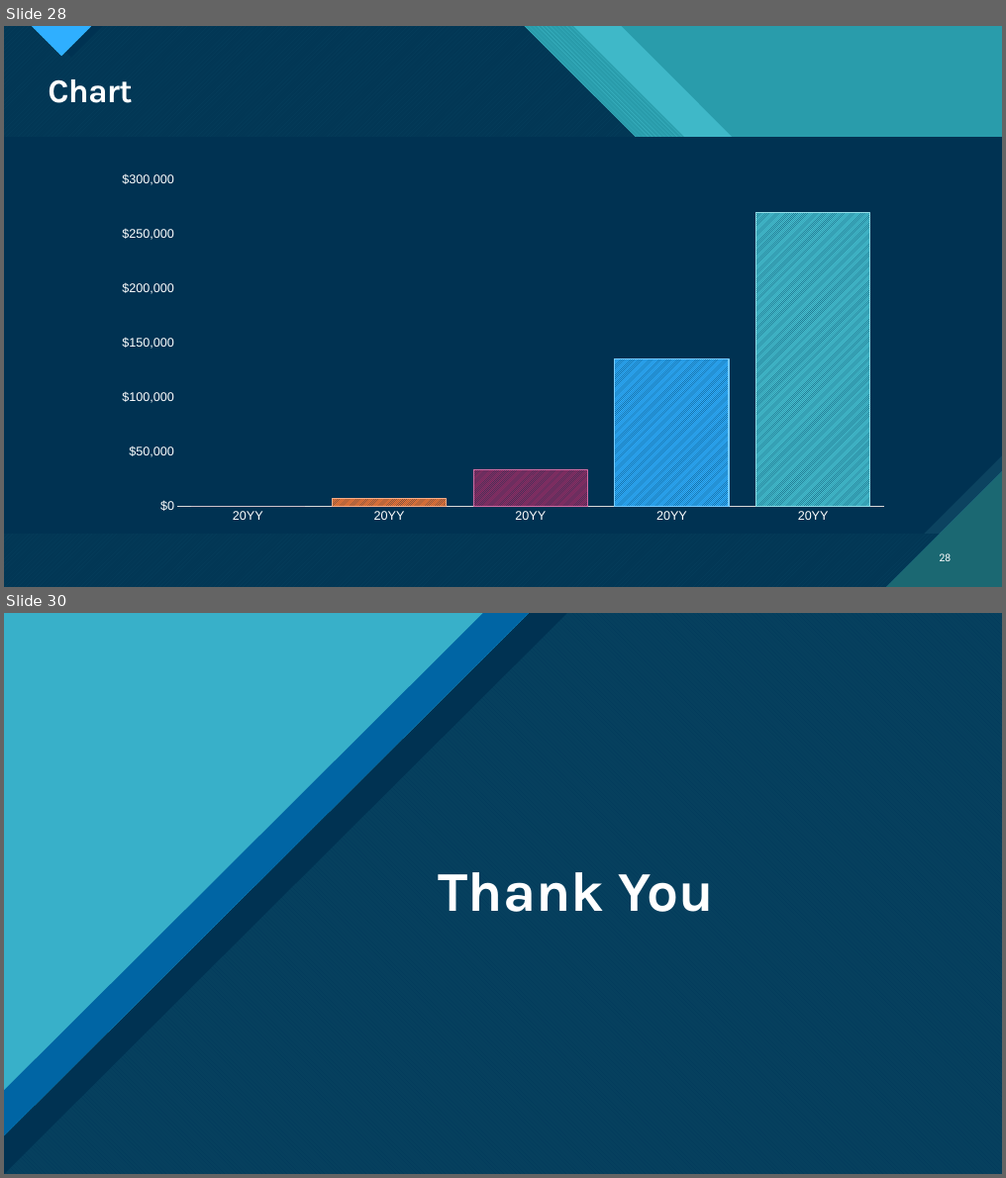
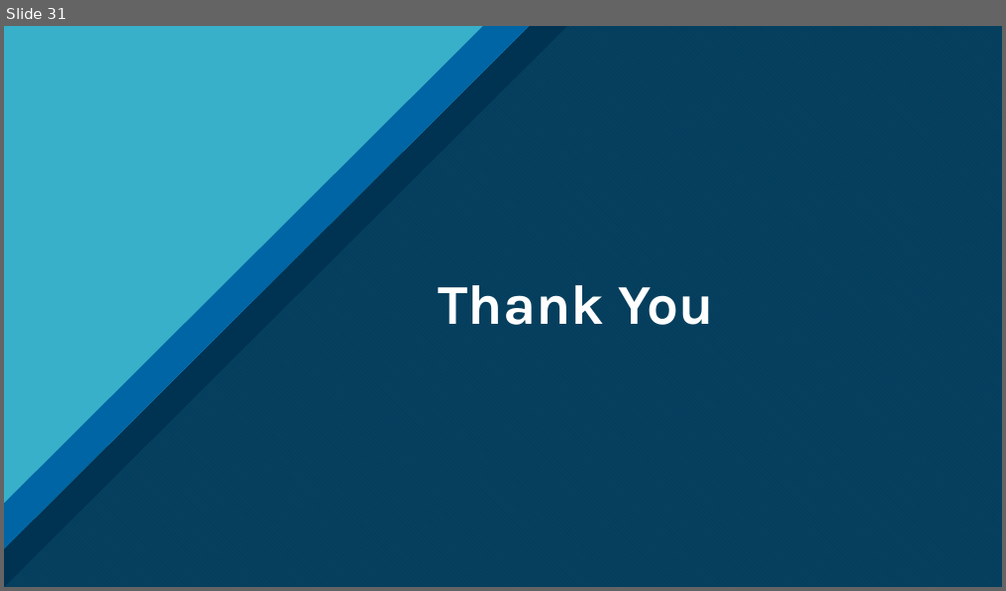
Before and after one commit to AggiaBintangRH/Skripsi, a slide deck: GAME SIMULASI KERJA PRAKTEK MAHASISWA FAKULTAS TEKNOLOGI INFORMASI.pptx. Shown one above the other, each under a label of ours: slides 28 and 30 before the commit, slide 31 after it; the slides between them are not shown. The pictures are 1006x1178 and 1006x591 pixels, drawn with LibreOffice and Linux fonts; fonts in the diff are those of the drawing. Boxes give left, top, right and bottom in pixels: in the first picture for what was removed or moved away, otherwise in the second. Text is boxed around its words. In the diff, an @@ line names an element or a change of style, - is before the commit and + after.

```diff
--- a/GAME SIMULASI KERJA PRAKTEK MAHASISWA FAKULTAS TEKNOLOGI INFORMASI.pptx
+++ b/GAME SIMULASI KERJA PRAKTEK MAHASISWA FAKULTAS TEKNOLOGI INFORMASI.pptx
@@ slide 28 removed at [4, 26, 1002, 587], background #47C3D3; not listed: 13 template elements that a slide beside it also shows @@
@@ rectangle removed at [4, 26, 1002, 587] @@
@@ rectangle removed at [4, 26, 1002, 587] @@
@@ freeform shape removed at [4, 26, 1002, 587] @@
@@ freeform shape removed at [4, 26, 1002, 587] @@
@@ freeform shape removed at [4, 26, 1002, 587] @@
@@ title removed at [48, 79, 132, 103] @@
-Chart
@@ column chart removed at [107, 166, 900, 530] @@
-categories: 20YY, 20YY, 20YY, 20YY, 20YY
-Series 1: 0, 7000, 34000, 135000, 270000
@@ page number removed at [940, 554, 951, 562] @@
-28
@@ what was slide 30 is now slide 31 @@
```
Also in this commit, not shown: 1 slide changed, 9 slides added, 9 other slides removed.
